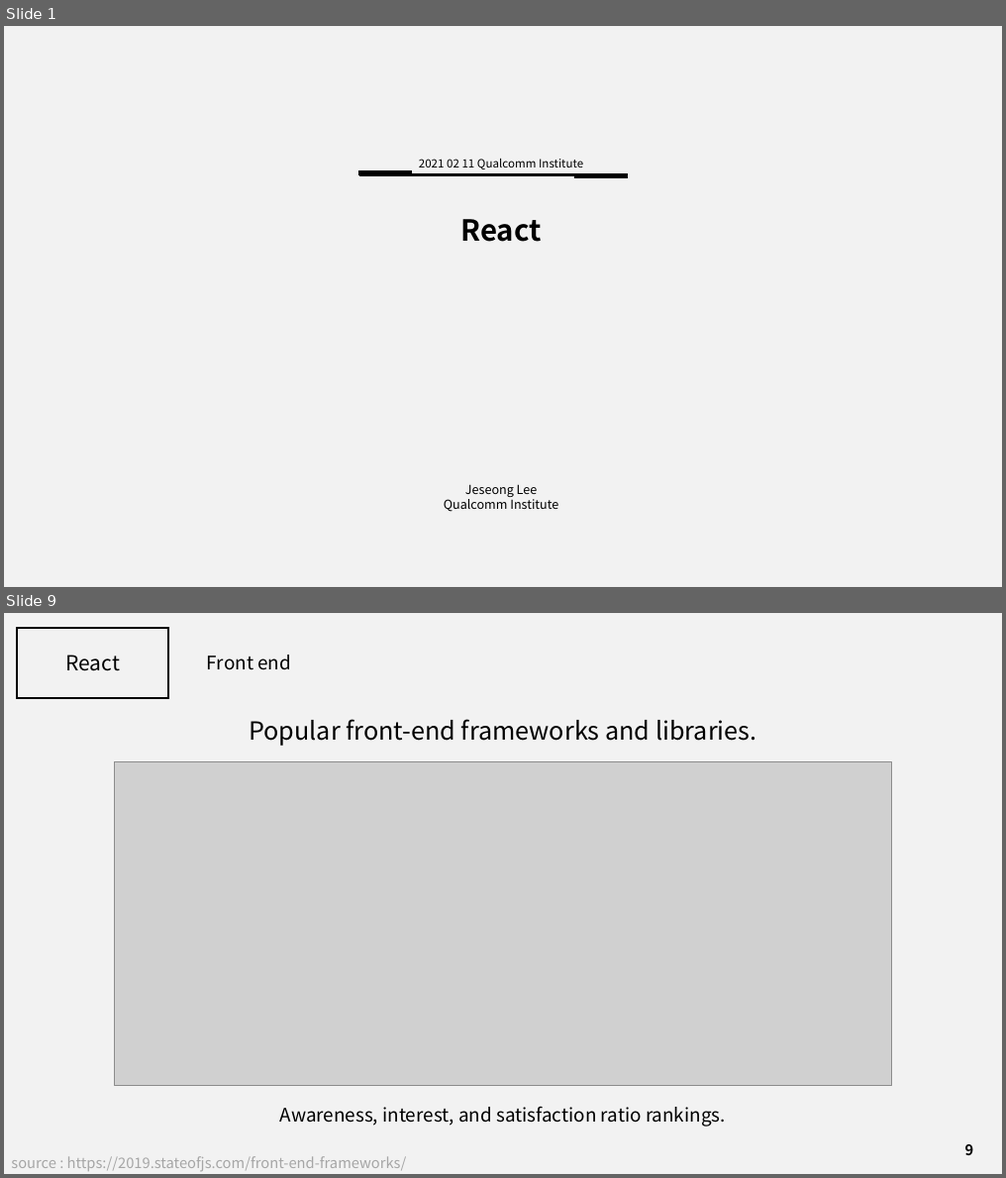
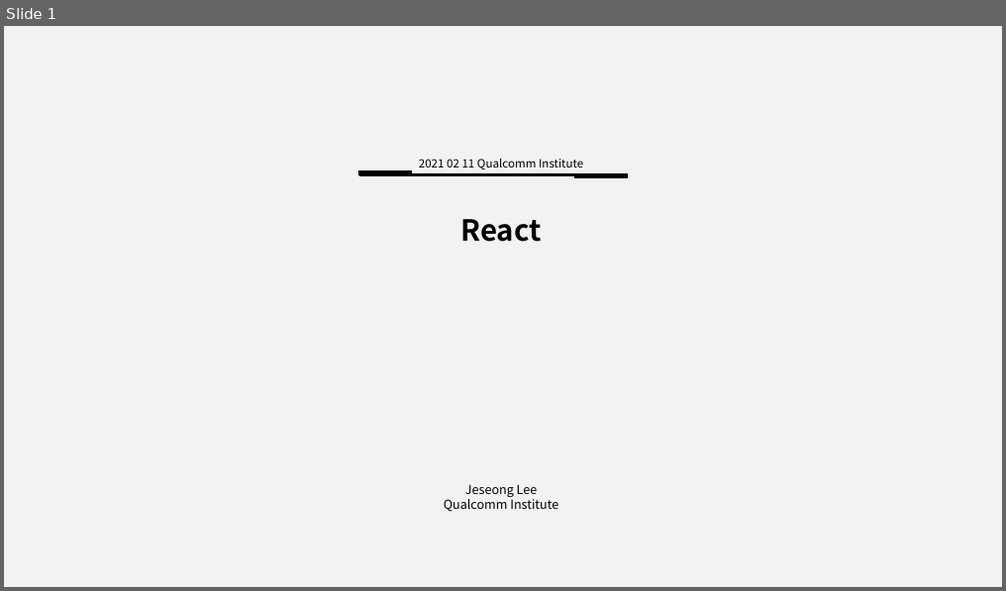
Before and after one commit to J3SUNG/Seminar, a slide deck: 210210_React_2.pptx. Shown one above the other, each under a label of ours: slides 1 and 9 before the commit, slide 1 after it; the slides between them are not shown. The pictures are 1006x1178 and 1006x591 pixels, drawn with LibreOffice and Linux fonts; fonts in the diff are those of the drawing; grey boxes stand for pictures. Boxes give left, top, right and bottom in pixels: in the first picture for what was removed or moved away, otherwise in the second. Text is boxed around its words. In the diff, an @@ line names an element or a change of style, - is before the commit and + after.

```diff
--- a/210210_React_2.pptx
+++ b/210210_React_2.pptx
@@ slide 9 removed at box(4, 613, 1002, 1174), background #F2F2F2 @@
@@ rectangle removed at box(17, 628, 168, 697) @@
@@ text removed at box(65, 655, 120, 671) @@
-React
@@ text removed at box(207, 655, 291, 670) @@
-Front end
@@ text removed at box(249, 719, 756, 746) @@
-Popular front-end frameworks and libraries.
@@ picture removed at box(115, 761, 892, 1085) @@
@@ text removed at box(280, 1106, 726, 1127) @@
-Awareness, interest, and satisfaction ratio rankings.
@@ page number removed at box(965, 1145, 974, 1156) @@
-9
@@ text removed at box(11, 1157, 407, 1171) @@
-source : https://2019.stateofjs.com/front-end-frameworks/
```
Also in this commit, not shown: 6 slides changed, 2 slides added, 39 other slides removed, 1 other file.
